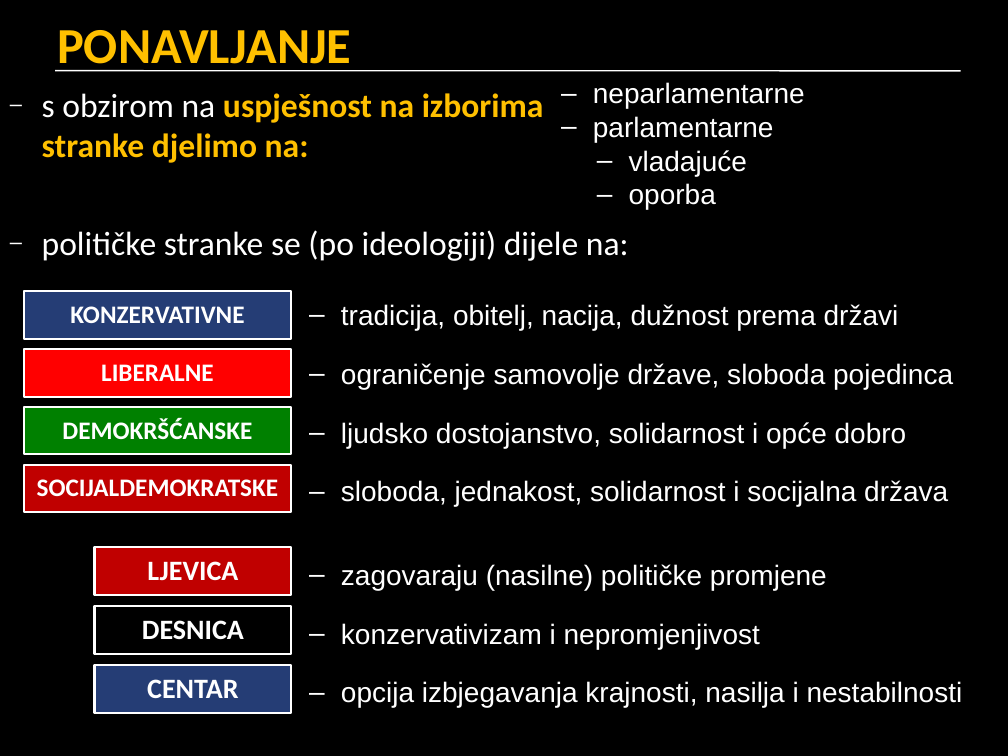
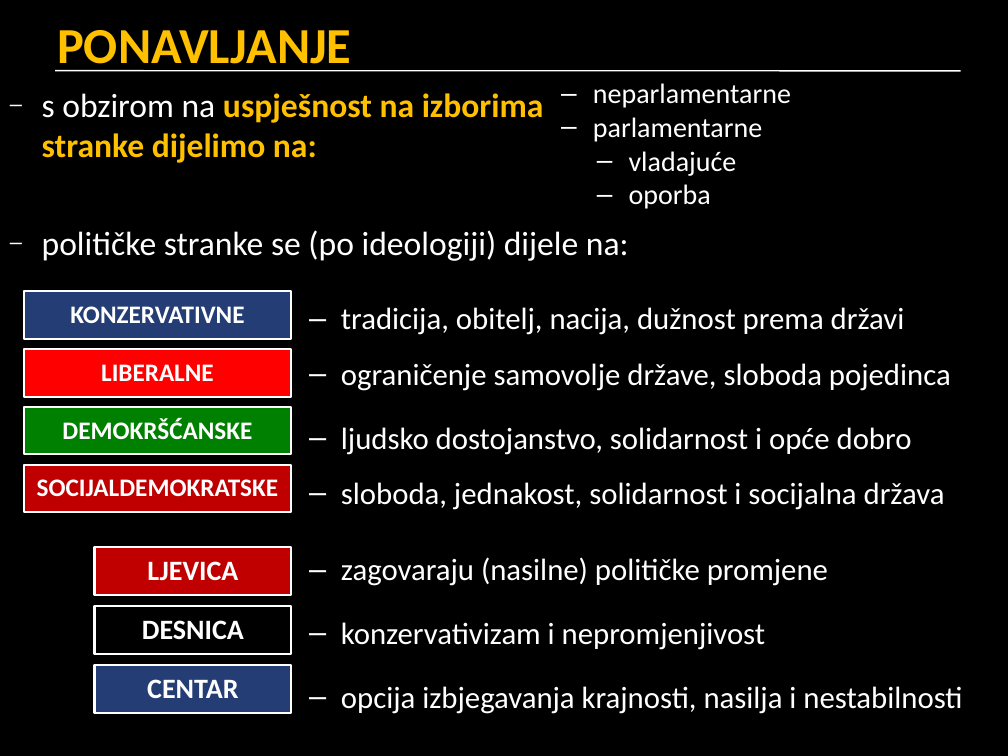
Before and after one commit to srednja-skola/politika, a slide deck: slide 25 of data/pptx/004_politicke_stranke.pptx (slide 23 before the commit). Drawn at 1008x756 pixels with LibreOffice and Linux fonts; fonts in the diff are those of the drawing. Boxes give left, top, right and bottom in pixels: in the first picture for what was removed or moved away, otherwise in the second. Text is boxed around its words. In the diff, an @@ line names an element or a change of style, - is before the commit and + after.

```diff
--- a/data/pptx/004_politicke_stranke.pptx
+++ b/data/pptx/004_politicke_stranke.pptx
@@ text "neparlamentarne" at box(593, 83, 791, 209): font Arial to Calibri @@
@@ text at box(42, 93, 544, 163): text changed @@
-– s obzirom na uspješnost na izborima
-  stranke djelimo na:
+– s obzirom na uspješnost na izborima
+  stranke dijelimo na:
@@ text "tradicija, obitelj, nacija, dužnost prema ..." at box(341, 307, 951, 510): size 20 to 22 pt, font Arial to Calibri; less space between paragraphs @@
@@ text "zagovaraju (nasilne) političke promjene": place and size @@
-text "zagovaraju (nasilne) političke promjene" at box(341, 564, 963, 708)
+text "zagovaraju (nasilne) političke promjene" at box(341, 557, 962, 714)
@@ text "zagovaraju (nasilne) političke promjene" at box(341, 557, 962, 714): size 20 to 22 pt, font Arial to Calibri @@
```
Also in this commit, not shown: 10 other slides changed, 2 slides added.
